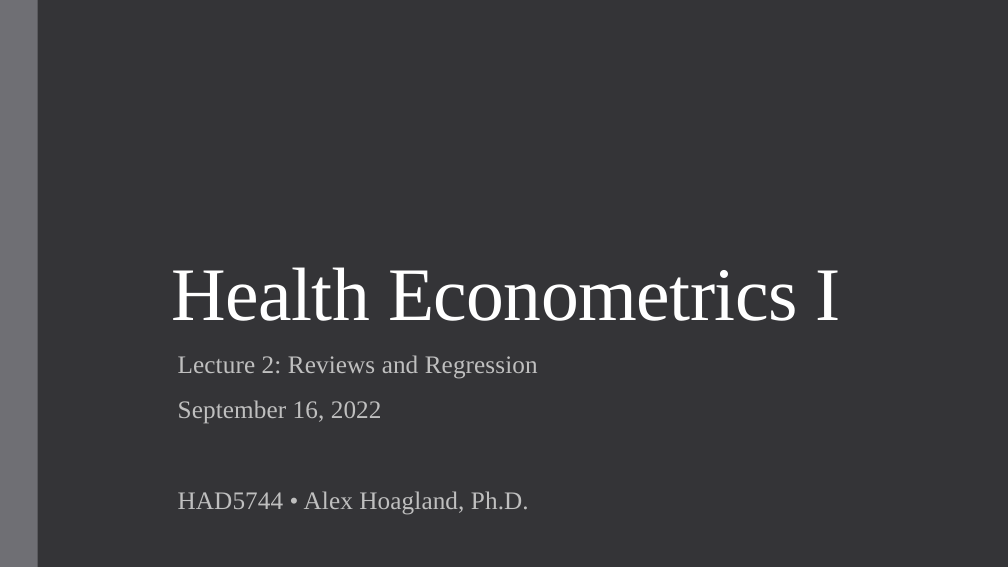
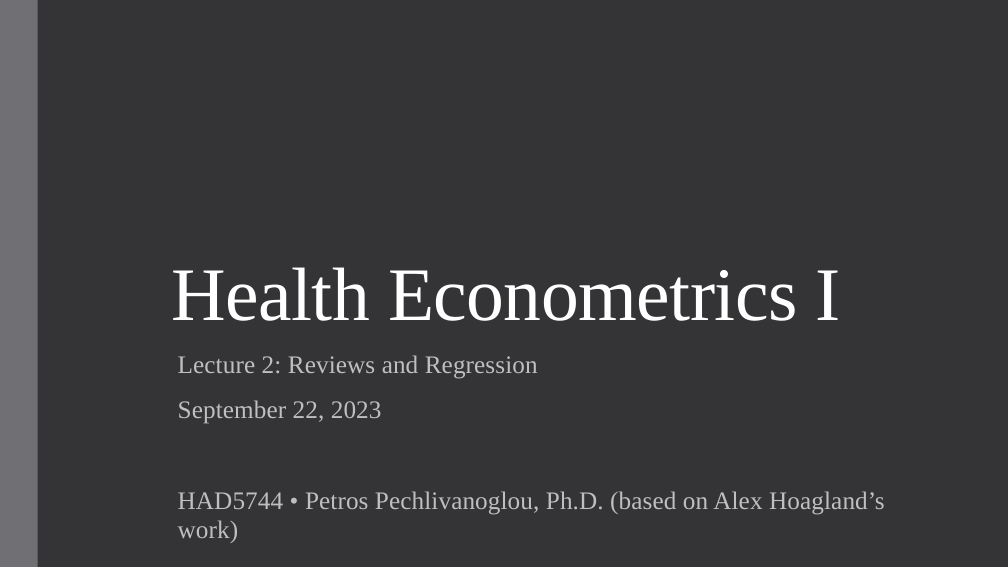
Before and after one commit to ppehli/HAD5744_2023F, a slide deck: slide 1 of Lecture02_UnivariateOLS/Lecture2_OLS_2022F.pptx. Drawn at 1008x567 pixels with LibreOffice and Linux fonts; fonts in the diff are those of the drawing. Boxes give left, top, right and bottom in pixels: in the first picture for what was removed or moved away, otherwise in the second. Text is boxed around its words. In the diff, an @@ line names an element or a change of style, - is before the commit and + after.

Commit message:
updates on lecture 2

```diff
--- a/Lecture02_UnivariateOLS/Lecture2_OLS_2022F.pptx
+++ b/Lecture02_UnivariateOLS/Lecture2_OLS_2022F.pptx
@@ subtitle at bbox=[178, 400, 885, 515]: text changed @@
-September 16, 2022
-HAD5744 • Alex Hoagland, Ph.D.
+September 22, 2023
+HAD5744 • Petros Pechlivanoglou, Ph.D. (based on Alex Hoagland’s work)
```
Also in this commit, not shown: 5 other slides changed, 4 other files.
